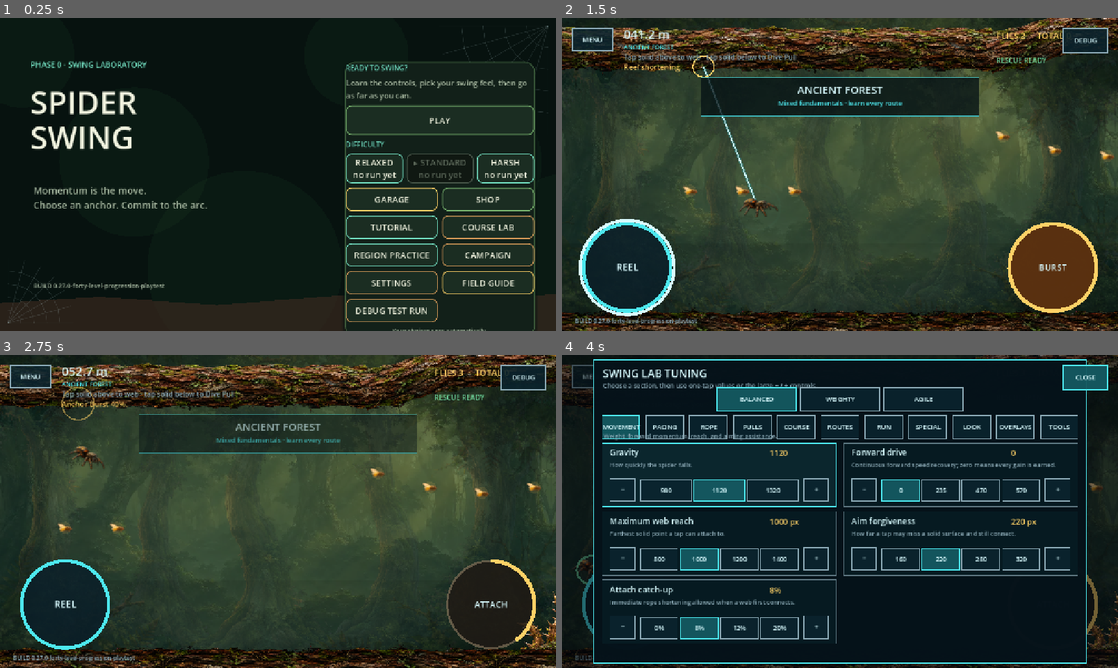
Above: before the commit, frames 1-4 (two rows, left to right).
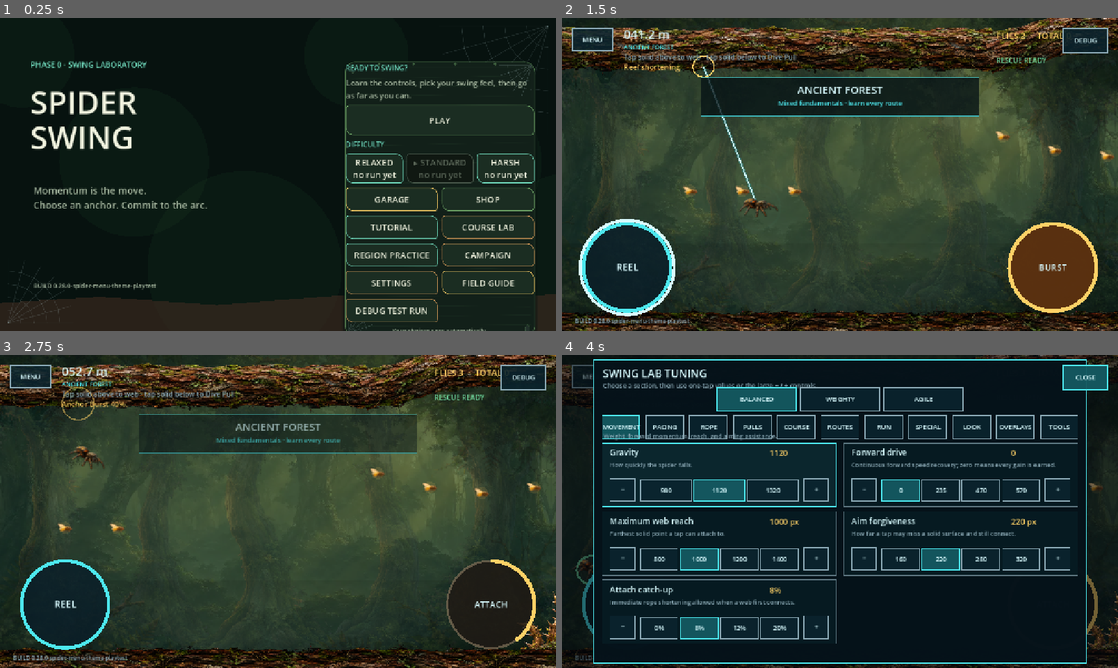
Above: after the commit, the same moments.

Repository: menno420/spider-swing
Game: Godot game, scene res://game/bootstrap/main.tscn
The game is run twice, just before and just after one commit, with the same random seed, the same clock (stepped at 60 frames per second) and the same inputs.
Inputs (mouse positions are in pixels of both pictures, inside the frame that each line leads up to):
- Up to frame 1 (0.25 s): no input
- Up to frame 2 (1.5 s): click "PLAY" at 0.5 s; click (628, 268) at 1.25 s
- Up to frame 3 (2.75 s): click (489, 605) at 2 s
- Up to frame 4 (4 s): click (1084, 376) at 2.75 s; click (840, 511) at 3.5 s

The runs differ from the first frame. In frame 1, 2.3% of the frame differs, in the area x 11-97%, y 14-100%; in frame 2, 0.2%; in frame 3, 0.2%; in frame 4, less than 0.1%.

Commit message:
Give menu cards a spider-web material layer

Diff:
--- a/game/presentation/scripts/front_end.gd
+++ b/game/presentation/scripts/front_end.gd
@@ -1,6 +1,9 @@
 extends Control
 class_name FrontEndView
 ## Read-only front-end presentation bound to FrontEndState.
+
+const SpiderWebPanelScript = preload(
+	"res://game/presentation/scripts/spider_web_panel.gd")
 
 const DEEP := SpiderUiTheme.BACKGROUND
 const PANEL := SpiderUiTheme.PANEL
@@ -52,10 +55,13 @@
 var _garage_style_buttons: Dictionary = {}
 var _garage_web_buttons: Dictionary = {}
 var _garage_silk_preview: SilkPreview
+var _garage_roster_panel: PanelContainer
+var _garage_detail_panel: PanelContainer
 var _profile_buttons: Dictionary = {}
 var _shop_flies: Label
 var _shop_title: Label
 var _shop_spider_preview: TextureRect
+var _shop_panel: PanelContainer
 var _shop_description: Label
 var _upgrade_buttons: Dictionary = {}
 var _upgrade_rows: Dictionary = {}
@@ -214,6 +220,7 @@
 	_place(version, _home, 0.06, 0.83, 0.46, 0.88)
 
 	var card := _panel(PANEL)
+	card.name = "HomeWebPanel"
 	_place(card, _home, 0.62, 0.14, 0.94, 0.86)
 	var menu := VBoxContainer.new()
 	menu.add_theme_constant_override("separation", 10)
@@ -357,6 +364,7 @@
 	_place(back, _settings, 0.025, 0.035, 0.16, 0.11)
 
 	var card := _panel(PANEL)
+	card.name = "SettingsWebPanel"
 	_place(card, _settings, 0.16, 0.05, 0.84, 0.96)
 	var scroll := ScrollContainer.new()
 	scroll.name = "SettingsScroll"
@@ -458,7 +466,9 @@
 	var heading := _label("SPIDER GARAGE", 34, INK)
 	_place(heading, _garage, 0.20, 0.035, 0.58, 0.12)
 
-	var roster_card := _panel(PANEL)
+	_garage_roster_panel = _panel(PANEL)
+	_garage_roster_panel.name = "GarageRosterWebPanel"
+	var roster_card := _garage_roster_panel
 	_place(roster_card, _garage, 0.04, 0.13, 0.49, 0.96)
 	var roster := VBoxContainer.new()
 	roster.add_theme_constant_override("separation", 11)
@@ -489,7 +499,9 @@
 		"All five candidates are open in this comparison build. Each changes the "
 		+ "same tested motor through explicit trade-offs."))
 
-	var detail_card := _panel(PANEL)
+	_garage_detail_panel = _panel(PANEL)
+	_garage_detail_panel.name = "GarageDetailWebPanel"
+	var detail_card := _garage_detail_panel
 	_place(detail_card, _garage, 0.51, 0.13, 0.96, 0.96)
 	var detail := VBoxContainer.new()
 	detail.add_theme_constant_override("separation", 6)
@@ -579,7 +591,9 @@
 	var back := _button(&"ShopBack", "‹  HOME", CYAN, 50.0)
 	back.pressed.connect(_on_home)
 	_place(back, _shop, 0.025, 0.035, 0.16, 0.11)
-	var card := _panel(PANEL)
+	_shop_panel = _panel(PANEL)
+	_shop_panel.name = "ShopWebPanel"
+	var card := _shop_panel
 	_place(card, _shop, 0.14, 0.08, 0.86, 0.94)
 	var content := VBoxContainer.new()
 	content.add_theme_constant_override("separation", 11)
@@ -1285,6 +1299,10 @@
 func _render_garage() -> void:
 	var selected := _state.progress.selected_spider_id
 	var item := SpiderCatalog.profile(selected)
+	var profile_accent := SpiderUiTheme.profile_accent(selected)
+	_garage_roster_panel.call("set_accent", profile_accent)
+	_garage_detail_panel.call("set_accent", profile_accent)
+	_garage_name.add_theme_color_override("font_color", profile_accent)
 	var overlay_level := _state.debug_upgrade_overlay_level()
 	for spider_id: StringName in _profile_buttons:
 		var button: Button = _profile_buttons[spider_id]
@@ -1353,6 +1371,9 @@
 func _render_shop() -> void:
 	var selected := _state.progress.selected_spider_id
 	var profile_item := SpiderCatalog.profile(selected)
+	var profile_accent := SpiderUiTheme.profile_accent(selected)
+	_shop_panel.call("set_accent", profile_accent)
+	_shop_title.add_theme_color_override("font_color", profile_accent)
 	var overlay_enabled := _state.debug_upgrade_overlay_enabled()
 	var overlay_level := _state.debug_upgrade_overlay_level()
 	_sync_spider_preview(_shop_spider_preview, selected)
@@ -1916,11 +1937,8 @@
 	radius: int = 22,
 	border: Color = Color(GREEN, 0.42),
 ) -> PanelContainer:
-	var panel := PanelContainer.new()
-	panel.add_theme_stylebox_override(
-		"panel",
-		SpiderUiTheme.panel_style(color, radius, border),
-	)
+	var panel := SpiderWebPanelScript.new()
+	panel.configure(color, radius, border)
 	return panel
 
 
--- a/game/presentation/scripts/spider_ui_theme.gd
+++ b/game/presentation/scripts/spider_ui_theme.gd
@@ -104,6 +104,7 @@
 	style.shadow_color = Color(BACKGROUND, 0.68)
 	style.shadow_size = 8
 	style.shadow_offset = Vector2(0.0, 4.0)
+	style.border_blend = true
 	return style
 
 
@@ -116,7 +117,11 @@
 	style.bg_color = fill
 	style.border_color = border
 	style.set_border_width_all(width)
-	style.set_corner_radius_all(13)
+	style.corner_radius_top_left = 6
+	style.corner_radius_top_right = 16
+	style.corner_radius_bottom_left = 16
+	style.corner_radius_bottom_right = 6
+	style.border_blend = true
 	style.content_margin_left = 16.0
 	style.content_margin_right = 16.0
 	style.content_margin_top = 6.0
@@ -134,6 +139,20 @@
 
 static func selected_style(accent: Color) -> StyleBoxFlat:
 	return button_style(Color(accent, 0.26), accent, 3)
+
+
+static func profile_accent(profile_id: StringName) -> Color:
+	match profile_id:
+		&"skitter":
+			return DEW
+		&"anchorite":
+			return SAP
+		&"ballooner":
+			return SILK
+		&"springtail":
+			return AMBER
+		_:
+			return MOSS
 
 
 static func scroll_track_style() -> StyleBoxFlat:
--- /dev/null
+++ b/game/presentation/scripts/spider_web_panel.gd
@@ -0,0 +1,160 @@
+extends PanelContainer
+class_name SpiderWebPanel
+## Reusable spider-built card surface for the front end.
+##
+## The StyleBox remains the authoritative layout background. This layer adds
+## deterministic low-contrast fibres, corner webs, silk knots, and cocoon
+## forms behind child controls. It never processes input or owns navigation.
+
+const MINIMUM_SIZE := Vector2(96.0, 64.0)
+const FIBRE_SPACING := 22.0
+
+var accent_color := SpiderUiTheme.MOSS
+var panel_fill := SpiderUiTheme.PANEL
+var panel_radius := 22
+
+
+func configure(
+	fill: Color,
+	radius: int,
+	accent: Color,
+) -> void:
+	panel_fill = fill
+	panel_radius = radius
+	accent_color = accent
+	mouse_filter = Control.MOUSE_FILTER_PASS
+	_refresh_style()
+	queue_redraw()
+
+
+func set_accent(accent: Color) -> void:
+	if accent_color.is_equal_approx(accent):
+		return
+	accent_color = accent
+	_refresh_style()
+	queue_redraw()
+
+
+func _notification(what: int) -> void:
+	if what == NOTIFICATION_RESIZED:
+		queue_redraw()
+
+
+func _draw() -> void:
+	var geometry := ornament_geometry(size)
+	for fibre: PackedVector2Array in geometry["fibres"]:
+		draw_line(
+			fibre[0], fibre[1], Color(accent_color, 0.055), 1.0, true)
+	for spoke: PackedVector2Array in geometry["spokes"]:
+		draw_line(
+			spoke[0], spoke[1], Color(SpiderUiTheme.SILK, 0.16), 1.15, true)
+	for ring: PackedVector2Array in geometry["rings"]:
+		draw_polyline(
+			ring, Color(SpiderUiTheme.SILK, 0.13), 1.0, true)
+	for knot: Vector2 in geometry["knots"]:
+		draw_circle(knot, 2.4, Color(accent_color, 0.46), true, -1.0, true)
+	for cocoon: PackedVector2Array in geometry["cocoons"]:
+		draw_colored_polygon(cocoon, Color(SpiderUiTheme.SILK, 0.075))
+		draw_polyline(cocoon, Color(accent_color, 0.22), 1.0, true)
+
+
+static func ornament_geometry(requested_size: Vector2) -> Dictionary:
+	var panel_size := Vector2(
+		maxf(MINIMUM_SIZE.x, requested_size.x),
+		maxf(MINIMUM_SIZE.y, requested_size.y),
+	)
+	var fibres: Array[PackedVector2Array] = []
+	var fibre_index := 0
+	var y := 12.0
+	while y < panel_size.y - 10.0:
+		var sway := sin(float(fibre_index) * 1.73) * 5.0
+		fibres.append(PackedVector2Array([
+			Vector2(10.0, clampf(y + sway, 6.0, panel_size.y - 6.0)),
+			Vector2(
+				panel_size.x - 10.0,
+				clampf(y - sway * 0.55, 6.0, panel_size.y - 6.0),
+			),
+		]))
+		fibre_index += 1
+		y += FIBRE_SPACING
+
+	var spokes: Array[PackedVector2Array] = []
+	var rings: Array[PackedVector2Array] = []
+	_append_corner_web(
+		Vector2(panel_size.x - 8.0, 8.0),
+		Vector2(-1.0, 1.0),
+		minf(74.0, minf(panel_size.x, panel_size.y) * 0.34),
+		spokes,
+		rings,
+	)
+	_append_corner_web(
+		Vector2(8.0, panel_size.y - 8.0),
+		Vector2(1.0, -1.0),
+		minf(58.0, minf(panel_size.x, panel_size.y) * 0.27),
+		spokes,
+		rings,
+	)
+
+	var knots: Array[Vector2] = []
+	for progress in [0.18, 0.36, 0.58, 0.79]:
+		knots.append(Vector2(panel_size.x * progress, 5.0))
+	knots.append(Vector2(5.0, panel_size.y * 0.31))
+	knots.append(Vector2(panel_size.x - 5.0, panel_size.y * 0.68))
+
+	var cocoons: Array[PackedVector2Array] = [
+		_ellipse_points(Vector2(18.0, 17.0), Vector2(5.0, 9.0)),
+		_ellipse_points(
+			Vector2(panel_size.x - 18.0, panel_size.y - 17.0),
+			Vector2(5.0, 9.0),
+		),
+	]
+	return {
+		"fibres": fibres,
+		"spokes": spokes,
+		"rings": rings,
+		"knots": knots,
+		"cocoons": cocoons,
+	}
+
+
+static func _append_corner_web(
+	anchor: Vector2,
+	direction: Vector2,
+	radius: float,
+	spokes: Array[PackedVector2Array],
+	rings: Array[PackedVector2Array],
+) -> void:
+	var directions: Array[Vector2] = []
+	for spoke_index in range(6):
+		var progress := float(spoke_index) / 5.0
+		var ray := Vector2(
+			direction.x * cos(progress * PI * 0.5),
+			direction.y * sin(progress * PI * 0.5),
+		)
+		directions.append(ray)
+		spokes.append(PackedVector2Array([anchor, anchor + ray * radius]))
+	for ring_index in range(1, 4):
+		var points := PackedVector2Array()
+		var ring_radius := radius * float(ring_index) / 4.0
+		for ray: Vector2 in directions:
+			points.append(anchor + ray * ring_radius)
+		rings.append(points)
+
+
+static func _ellipse_points(center: Vector2, radius: Vector2) -> PackedVector2Array:
+	var points := PackedVector2Array()
+	for index in range(13):
+		var angle := TAU * float(index) / 12.0
+		points.append(center + Vector2(cos(angle) * radius.x, sin(angle) * radius.y))
+	return points
+
+
+func _refresh_style() -> void:
+	add_theme_stylebox_override(
+		"panel",
+		SpiderUiTheme.panel_style(
+			panel_fill,
+			panel_radius,
+			Color(accent_color, 0.58),
+		),
+	)
--- a/project.godot
+++ b/project.godot
@@ -9,7 +9,7 @@
 
 config/name="Spider Swing"
 config/description="Android-first 2D physics swing game. \"Spider Swing\" is an internal codename, not an approved release name — see docs/product/name-status.md."
-config/version="0.27.0-forty-level-progression-playtest"
+config/version="0.28.0-spider-menu-theme-playtest"
 run/main_scene="res://game/bootstrap/main.tscn"
 config/features=PackedStringArray("4.7", "GL Compatibility")
 
--- a/tests/integration/front_end_flow_tests.gd
+++ b/tests/integration/front_end_flow_tests.gd
@@ -1,6 +1,9 @@
 extends RefCounted
 class_name FrontEndFlowTests
 ## Contracts for startup navigation, tutorial completeness, and real settings.
+
+const SpiderWebPanelScript = preload(
+	"res://game/presentation/scripts/spider_web_panel.gd")
 
 
 static func run() -> Dictionary:
@@ -19,6 +22,7 @@
 	passed += _test_legacy_upgrade_levels_migrate_proportionally(failures)
 	passed += _test_garage_shop_and_creator_are_real_routes(failures)
 	passed += _test_garage_uses_spider_cosmetic_rails(failures)
+	passed += _test_spider_web_theme_is_reusable_and_layout_passive(failures)
 	passed += _test_field_guide_separates_biology_from_game(failures)
 	passed += _test_shop_exposes_seven_mobile_readable_tracks(failures)
 	passed += _test_shop_explains_breakthrough_bonuses(failures)
@@ -607,6 +611,78 @@
 	if view.theme == null or \
 			view.theme.get_stylebox(&"grabber", &"VScrollBar") == null:
 		failures.append("front-end widgets do not share the central spider theme")
+		view.free()
+		return 0
+	view.free()
+	return 1
+
+
+static func _test_spider_web_theme_is_reusable_and_layout_passive(
+	failures: PackedStringArray,
+) -> int:
+	var geometry: Dictionary = SpiderWebPanelScript.ornament_geometry(
+		Vector2(480.0, 240.0))
+	if (geometry["fibres"] as Array).size() < 8 or \
+			(geometry["spokes"] as Array).size() != 12 or \
+			(geometry["rings"] as Array).size() != 6 or \
+			(geometry["knots"] as Array).size() != 6 or \
+			(geometry["cocoons"] as Array).size() != 2:
+		failures.append(
+			"spider-web cards lost fibres, tension webs, knots, or cocoons")
+		return 0
+	for group_name in ["fibres", "spokes", "rings", "cocoons"]:
+		for shape: PackedVector2Array in geometry[group_name]:
+			for point: Vector2 in shape:
+				if point.x < 0.0 or point.x > 480.0 or \
+						point.y < 0.0 or point.y > 240.0:
+					failures.append(
+						"spider-web card ornament escaped its visual bounds")
+					return 0
+	for knot: Vector2 in geometry["knots"]:
+		if knot.x < 0.0 or knot.x > 480.0 or \
+				knot.y < 0.0 or knot.y > 240.0:
+			failures.append("spider-web silk knot escaped its visual bounds")
+			return 0
+
+	var button_style := SpiderUiTheme.button_style(
+		SpiderUiTheme.PANEL_SOFT, SpiderUiTheme.MOSS)
+	if button_style.corner_radius_top_left >= \
+			button_style.corner_radius_top_right or \
+			button_style.corner_radius_bottom_right >= \
+			button_style.corner_radius_bottom_left or \
+			not button_style.border_blend:
+		failures.append("buttons lost their tensioned cocoon silhouette")
+		return 0
+
+	var progress := PlayerProgress.defaults()
+	progress.selected_spider_id = SpiderCatalog.ANCHORITE
+	var state := FrontEndState.new()
+	state.configure(PlayerSettings.defaults(), progress)
+	var view := FrontEndView.new()
+	view.bind_state(state)
+	for panel_name in [
+		"HomeWebPanel",
+		"GarageDetailWebPanel",
+		"ShopWebPanel",
+		"DebugRunSetupCard",
+	]:
+		var panel := view.find_child(panel_name, true, false) as PanelContainer
+		if panel == null or panel.get_script() != SpiderWebPanelScript or \
+				panel.mouse_filter != Control.MOUSE_FILTER_PASS:
+			failures.append(
+				"%s does not use the passive reusable spider-web card" % panel_name)
+			view.free()
+			return 0
+	var garage_panel := view.find_child(
+		"GarageDetailWebPanel", true, false) as PanelContainer
+	var shop_panel := view.find_child(
+		"ShopWebPanel", true, false) as PanelContainer
+	var expected_accent := SpiderUiTheme.SAP
+	if not (garage_panel.get("accent_color") as Color).is_equal_approx(
+			expected_accent) or \
+			not (shop_panel.get("accent_color") as Color).is_equal_approx(
+				expected_accent):
+		failures.append("Garage and Shop do not carry the selected spider accent")
 		view.free()
 		return 0
 	view.free()
--- a/tests/test_runner.gd
+++ b/tests/test_runner.gd
@@ -9,13 +9,13 @@
 const MAIN_SCENE_PATH := "res://game/bootstrap/main.tscn"
 const EXPORT_PRESETS_PATH := "res://export_presets.cfg"
 const ANDROID_WORKFLOW_PATH := "res://.github/workflows/android-debug.yml"
-const BUILD_VERSION := "0.27.0-forty-level-progression-playtest"
-const ANDROID_VERSION_CODE := 47
-const ANDROID_APP_NAME := "Spider Swing Forty-Level Progression Playtest (dev)"
+const BUILD_VERSION := "0.28.0-spider-menu-theme-playtest"
+const ANDROID_VERSION_CODE := 48
+const ANDROID_APP_NAME := "Spider Swing Menu Theme Playtest (dev)"
 const DEBUG_KEYSTORE_PATH := "res://.github/android/debug.keystore"
 const DEBUG_KEYSTORE_SHA256 := \
 	"e9104672477e0238b6cc2f7d6b994c459e37f130cae06a37aff05001f101bbda"
-const EXPECTED_CHECK_COUNT := 197
+const EXPECTED_CHECK_COUNT := 198
 const REQUIRED_INPUT_ACTIONS := [
 	"web_action", "reel_in", "burst_action", "pause", "restart_run",
 	"toggle_debug"]
Not shown, changed: export_presets.cfg
Not shown, added: game/presentation/scripts/spider_web_panel.gd.uid
Not shown, changed: .github/workflows/android-debug.yml
Not shown, changed: .sessions/2026-08-02-spider-menu-theme.md
Not shown, changed: .substrate/guard-fires.jsonl
Not shown, changed: docs/current-state.md
Not shown, changed: docs/decisions.md
Not shown, changed: docs/technical/front-end-flow.md
Not shown, changed: game/presentation/README.md
Not shown, changed: tests/README.md
